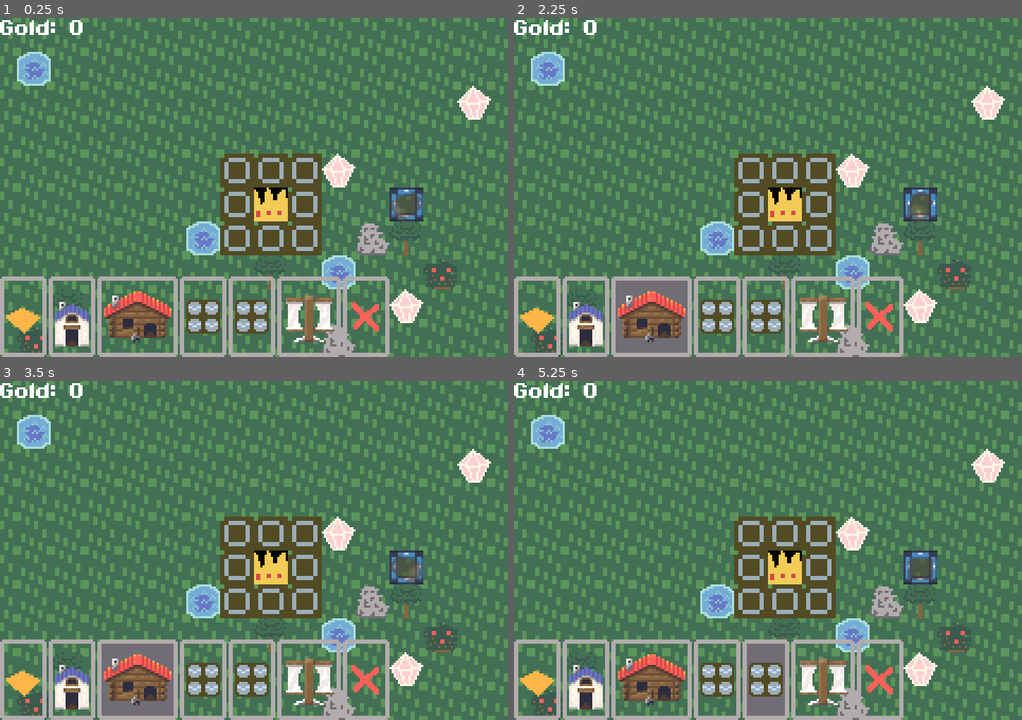
Above: before the commit, frames 1-4 (two rows, left to right).
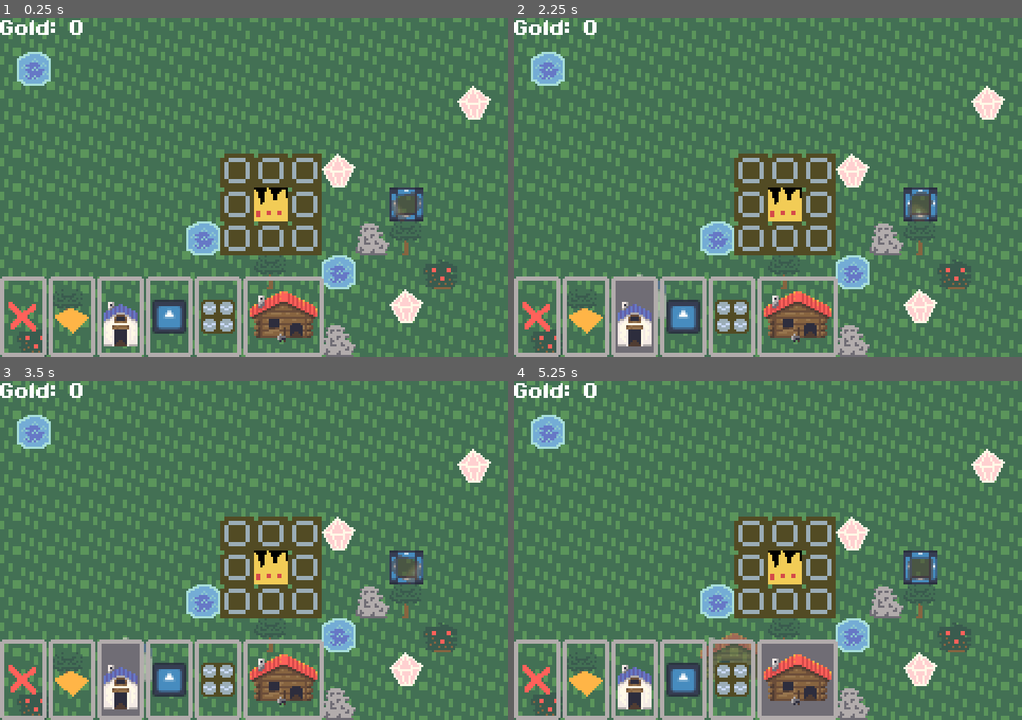
Above: after the commit, the same moments.

Repository: comfy-gamedev/ludum-dare-60
Game: Godot game, scene res://scenes/main/main.tscn
Same seed, same stepped clock (60 frames per second), same inputs: the game is played once before the commit and once after it. The engine's default icon, where the game draws it, is replaced by a stand-in: a white triangle on a blue panel in a dark square.
Inputs (mouse positions are in pixels of both pictures, inside the frame that each line leads up to):
- Up to frame 1 (0.25 s): no input
- Up to frame 2 (2.25 s): click (539, 316) at 0.52 s; click (585, 316) at 1.27 s; click (651, 316) at 2.02 s
- Up to frame 3 (3.5 s): click (121, 679) at 2.77 s
- Up to frame 4 (5.25 s): click (717, 679) at 3.52 s; click (681, 679) at 4.27 s; click (768, 679) at 5.02 s

The runs differ from the first frame. In frame 1, 7.8% of the frame differs, in the area x 1-77%, y 76-100%; in frame 2, 8.3%; in frame 3, 8.3%; in frame 4, 8.9%, in the area x 1-77%, y 74-100%.

Commit message:
Constructions system

Diff:
--- a/entities/buildings/base_building.gd
+++ b/entities/buildings/base_building.gd
@@ -15,9 +15,6 @@
 var placement_reason: PlacementReason = PlacementReason.WORLDGEN
 
 var is_preview: bool = false
-
-@export var gold_cost: int = 0
-@export var item_costs: Array[Item] = []
 
 @export var type_name := "Replace Me"
 
--- a/entities/buildings/factory/factory.gd
+++ b/entities/buildings/factory/factory.gd
@@ -87,6 +87,14 @@
 
 
 func _update() -> void:
+	if not is_node_ready() or not is_inside_tree():
+		return
+
+	if not is_preview:
+		Main.current.building_teardown(self)
+		for part in 4:
+			Main.current.building_add_part(self, _part_to_pos(part), part)
+
 	var has_result = items[3] != null
 	for part in 4:
 		var spr = sprites[posmod(part + grid_rot, 4)]
--- a/entities/buildings/factory/factory.tscn
+++ b/entities/buildings/factory/factory.tscn
@@ -2,13 +2,9 @@
 
 [ext_resource type="Script" uid="uid://deyns8y8x6uq3" path="res://entities/buildings/factory/factory.gd" id="1_838ka"]
 [ext_resource type="Texture2D" uid="uid://d082pk6q21lbm" path="res://entities/buildings/factory/factory.png" id="1_s3d1n"]
-[ext_resource type="Script" uid="uid://b78nb8u3yrl54" path="res://systems/crafting/item.gd" id="2_4c0lw"]
-[ext_resource type="Resource" uid="uid://dr8h1qvukffh4" path="res://systems/crafting/items/log.tres" id="3_5dai4"]
 
 [node name="Factory" type="Node2D" unique_id=29687319]
 script = ExtResource("1_838ka")
-gold_cost = 1
-item_costs = Array[ExtResource("2_4c0lw")]([ExtResource("3_5dai4")])
 type_name = "Factory"
 
 [node name="SlotSprite0" type="Sprite2D" parent="." unique_id=454115154]
--- a/entities/buildings/logging_cabin/logging_cabin.tscn
+++ b/entities/buildings/logging_cabin/logging_cabin.tscn
@@ -39,7 +39,6 @@
 
 [node name="LoggingCabin" type="Node2D" unique_id=2037559196]
 script = ExtResource("1_sho6s")
-gold_cost = 2
 type_name = "Logging Cabin"
 
 [node name="CabinAnimatedSprite2D" type="AnimatedSprite2D" parent="." unique_id=1826907722]
--- a/entities/buildings/pedestal/pedestal.gd
+++ b/entities/buildings/pedestal/pedestal.gd
@@ -1,10 +1,12 @@
 extends BaseBuilding
+class_name PedestalBuilding
 
 var item: ItemInstance = null
 
 
 func _ready() -> void:
-	Main.current.building_add_part(self, grid_pos, 0)
+	if not is_preview:
+		Main.current.building_add_part(self, grid_pos, 0)
 
 
 func can_place_item(_pos: Vector2i, _item_type: Item) -> bool:
--- a/project.godot
+++ b/project.godot
@@ -35,6 +35,7 @@
 "res://assets/": "green",
 "res://entities/": "blue",
 "res://entities/buildings/": "orange",
+"res://systems/constructions/": "yellow",
 "res://systems/crafting/": "purple"
 }
 
--- a/scenes/main/hotbar.gd
+++ b/scenes/main/hotbar.gd
@@ -19,13 +19,20 @@
 	selection_changed.emit()
 
 
-func add_hotbar_item(icon: Texture2D, data: Variant) -> int:
+func add_hotbar_item(thing: Variant) -> int:
 	var btn = Button.new()
 	btn.toggle_mode = true
 	btn.button_group = button_group
-	btn.icon = icon
-	btn.set_meta(META_DATA, data)
 	add_child(btn)
+
+	if thing is Texture2D:
+		btn.icon = thing
+		btn.set_meta(META_DATA, thing)
+	elif thing is ConstructionInfo:
+		btn.icon = thing.icon
+		btn.set_meta(META_DATA, thing)
+		thing.hotbar_index = btn.get_index()
+
 	return btn.get_index()
 
 
--- a/scenes/main/main.gd
+++ b/scenes/main/main.gd
@@ -9,6 +9,8 @@
 
 const META_REGISTERED_PARTS = &"Main__registered_parts"
 
+const ERASE_ICON = preload("uid://r63jdvojly4a")
+
 const HOUSE = preload("uid://6gtvs4ggkcwd")
 const PIT = preload("uid://btc2onty6jr4i")
 const HOMEBASE = preload("uid://xgk4sw8nurj8")
@@ -21,6 +23,14 @@
 const WATER = preload("uid://ceiw0p6112gmu")
 
 const RESOURCES = [BUSH, CRYSTAL, ROCK, TREE, WATER]
+
+const CONSTRUCTIONS = [
+	preload("uid://c0rrybc5bgfno"),
+	preload("uid://nmq3klwu0rtw"),
+	preload("uid://dihg3y5nmbf5i"),
+	preload("uid://cniaep2ikgsjy"),
+	preload("uid://bfkgt3wvanaqj"),
+]
 
 const BASE_TILE_SOURCE = 1
 const PATH_TILE_SOURCE = 2
@@ -34,12 +44,6 @@
 	BUILDING,
 }
 
-enum ToolKind {
-	SURFACE,
-	BUILDING,
-	ERASE,
-}
-
 @onready var surface_tile_map_layer: TileMapLayer = $SurfaceTileMapLayer
 @onready var camera_2d: Camera2D = $Camera2D
 @onready var hotbar: HBoxContainer = $UICanvasLayer/Hotbar
@@ -67,7 +71,7 @@
 var day_count: int = 0
 
 var _tool_preview: Node2D
-
+var _tool_rot: int = 0
 
 func _ready() -> void:
 	current = self
@@ -101,13 +105,9 @@
 	camera_2d.limit_right = int(WORLD_SIZE.x * GridMetric.GRID_PX.x)
 	camera_2d.limit_bottom = int(WORLD_SIZE.y * GridMetric.GRID_PX.y)
 
-	hotbar.add_hotbar_item(preload("uid://ctrope6st2ckv"), [ToolKind.SURFACE, [PATH_TILE_SOURCE, Vector2i(0, 0)]])
-	hotbar.add_hotbar_item(preload("uid://ixjui85tt6wx"), [ToolKind.BUILDING, [preload("uid://6gtvs4ggkcwd"), false]])
-	hotbar.add_hotbar_item(preload("uid://cormy5n4pqvl3"), [ToolKind.BUILDING, [preload("uid://c8pct81rwige"), false]])
-	hotbar.add_hotbar_item(preload("uid://bxo6h0qpw2tyl"), [ToolKind.BUILDING, [preload("uid://qwy22yet3em5"), true]])
-	hotbar.add_hotbar_item(preload("uid://bxo6h0qpw2tyl"), [ToolKind.BUILDING, [preload("uid://cy1ktd1fykiqy"), false]])
-	hotbar.add_hotbar_item(preload("uid://c66sjdv05xkx1"), [ToolKind.BUILDING, [preload("uid://bhidbucpi8uts"), false]])
-	hotbar.add_hotbar_item(preload("uid://r63jdvojly4a"), [ToolKind.ERASE, []])
+	hotbar.add_hotbar_item(ERASE_ICON)
+	for c in CONSTRUCTIONS:
+		hotbar.add_hotbar_item(c)
 
 
 func _process(delta: float) -> void:
@@ -147,13 +147,18 @@
 		if event.pressed and event.button_index == MOUSE_BUTTON_LEFT:
 			var gp: Vector2i = Vector2i((get_viewport().canvas_transform.affine_inverse() * event.position / GridMetric.GRID_PX).floor())
 			_do_tool(gp, hotbar.get_data(hotbar.selected))
+		elif event.pressed and event.button_index == MOUSE_BUTTON_RIGHT:
+			_tool_rot = posmod(_tool_rot + 1, 4)
+			_refresh_preview()
 
 	elif event is InputEventMouseMotion:
 		var gp: Vector2i = Vector2i((get_viewport().canvas_transform.affine_inverse() * event.position / GridMetric.GRID_PX).floor())
 		if _tool_preview:
 			_tool_preview.position = Vector2(gp) * GridMetric.GRID_PX
-		if hotbar.get_data(hotbar.selected)[0] != ToolKind.BUILDING and event.button_mask & MOUSE_BUTTON_MASK_LEFT:
-			_do_tool(gp, hotbar.get_data(hotbar.selected))
+		if event.button_mask & MOUSE_BUTTON_MASK_LEFT:
+			var data = hotbar.get_data(hotbar.selected)
+			if data is not ConstructionInfo or data.mode != ConstructionInfo.Mode.BUILDING:
+				_do_tool(gp, data)
 
 
 func _start_tickin() -> void:
@@ -190,7 +195,7 @@
 	bp.grid_pos = grid_pos
 	bp.part = part
 	building_parts[grid_pos] = bp
-	var meta = building.get_meta(META_REGISTERED_PARTS, [])
+	var meta: Array = building.get_meta(META_REGISTERED_PARTS, [])
 	meta.append([grid_pos, part])
 	building.set_meta(META_REGISTERED_PARTS, meta)
 	Utils.ensure_connected(building.tree_exiting, building_teardown, CONNECT_APPEND_SOURCE_OBJECT)
@@ -201,12 +206,16 @@
 	assert(building_parts[grid_pos].building == building)
 	assert(building_parts[grid_pos].part == part)
 	building_parts.erase(grid_pos)
+	var meta: Array = building.get_meta(META_REGISTERED_PARTS, [])
+	meta.erase([grid_pos, part])
+	building.set_meta(META_REGISTERED_PARTS, meta)
+	if meta.is_empty():
+		Utils.ensure_disconnected(building.tree_exiting, building_teardown)
 
 
 func building_teardown(building: BaseBuilding) -> void:
-	for parts in building.get_meta(META_REGISTERED_PARTS):
+	for parts in building.get_meta(META_REGISTERED_PARTS).duplicate():
 		building_remove_part(building, parts[0], parts[1])
-	Utils.ensure_disconnected(building.tree_exiting, building_teardown)
 
 
 func get_building_part(grid_pos: Vector2i) -> BuildingPart:
@@ -263,60 +272,78 @@
 	f.call(b, a-b)
 
 
-func _do_tool(grid_pos: Vector2i, tool: Array) -> void:
-	match tool:
-		[ToolKind.SURFACE, var cell]:
-			if get_tile_type(grid_pos) == TileType.NOTHING:
-				surface_tile_map_layer.set_cell(grid_pos, cell[0], cell[1])
-
-		[ToolKind.BUILDING, var bld]:
-			if get_tile_type(grid_pos) == TileType.NOTHING:
-				var b : BaseBuilding = bld[0].instantiate()
-
-				if gold < b.gold_cost:
-					b.queue_free()
-					return
-				if b.item_costs.size() > 0:
-					if pedestals.size() < 1:
+func _do_tool(grid_pos: Vector2i, tool: Variant) -> void:
+	if tool == ERASE_ICON:
+		var bp = get_building_part(grid_pos)
+		if bp:
+			if bp.building.placement_reason == BaseBuilding.PlacementReason.PLAYER:
+				if bp.building.type_name == "Pedestal":
+					pedestals.erase(bp.building)
+				bp.building.get_parent().remove_child(bp.building)
+				bp.building.queue_free()
+		else:
+			if get_world_rect().has_point(grid_pos) and get_tile_type(grid_pos) != TileType.NOTHING:
+				surface_tile_map_layer.set_cell(grid_pos, BASE_TILE_SOURCE, Vector2i(0, 0))
+
+		# TODO: fixup neighbor tiles (make paths become unfinished again)
+
+	elif tool is ConstructionInfo:
+		match tool.mode:
+			ConstructionInfo.Mode.TILE:
+				if get_tile_type(grid_pos) == TileType.NOTHING:
+					surface_tile_map_layer.set_cell(grid_pos, tool.tileset_source_id, tool.tileset_atlas_coord)
+
+			ConstructionInfo.Mode.BUILDING:
+				if get_tile_type(grid_pos) == TileType.NOTHING:
+					if gold < tool.gold_cost:
 						return
-					for i in b.item_costs:
-						if not pedestals.any(func(p): return p.item and p.item.item == i):
+
+					var paid_item: bool = true
+
+					if tool.item_req:
+						paid_item = false
+						if pedestals.is_empty():
 							return
-					for i in b.item_costs:
-						var ped = pedestals[pedestals.find(func(p): return p.item.item == i)]
+						var ped = pedestals[pedestals.find(func(p): return p.item.item == tool.item_req)]
 						ped.item.sprite.queue_free()
 						ped.item = null
-				gold -= b.gold_cost
-
-				if b.type_name == "Pedestal":
-					pedestals.append(b)
-				b.placement_reason = BaseBuilding.PlacementReason.PLAYER
-				b.grid_pos = grid_pos
-				entity_root.add_child(b)
-
-		[ToolKind.ERASE, _]:
-			var bp = get_building_part(grid_pos)
-			if bp:
-				if bp.building.placement_reason == BaseBuilding.PlacementReason.PLAYER:
-					if bp.building.type_name == "Pedestal":
-						pedestals.erase(bp.building)
-					bp.building.get_parent().remove_child(bp.building)
-					bp.building.queue_free()
-			else:
-				if get_world_rect().has_point(grid_pos) and get_tile_type(grid_pos) != TileType.NOTHING:
-					surface_tile_map_layer.set_cell(grid_pos, BASE_TILE_SOURCE, Vector2i(0, 0))
-
-
-func _on_hotbar_selection_changed() -> void:
+						paid_item = true
+
+					if not paid_item:
+						return
+
+					var b : BaseBuilding = tool.building_scene.instantiate()
+
+					gold -= tool.gold_cost
+
+					if b is PedestalBuilding:
+						pedestals.append(b)
+					b.placement_reason = BaseBuilding.PlacementReason.PLAYER
+					b.grid_pos = grid_pos
+					if tool.building_can_rotate:
+						b.grid_rot = _tool_rot
+					entity_root.add_child(b)
+
+					# TODO: update hotbar based on payable costs
+
+
+func _refresh_preview() -> void:
 	if _tool_preview:
 		_tool_preview.queue_free()
 		_tool_preview = null
 	var data = hotbar.get_data(hotbar.selected)
-	if data[0] == ToolKind.BUILDING:
-		_tool_preview = data[1][0].instantiate()
+	if data is ConstructionInfo and data.mode == ConstructionInfo.Mode.BUILDING:
+		_tool_preview = data.building_scene.instantiate()
 		_tool_preview.is_preview = true
+		_tool_preview.position = Vector2((get_global_mouse_position() / GridMetric.GRID_PX).floor()) * GridMetric.GRID_PX
+		if data.building_can_rotate:
+			_tool_preview.grid_rot = _tool_rot
 		_tool_preview.modulate.a = 0.5
 		preview_root.add_child(_tool_preview)
+
+
+func _on_hotbar_selection_changed() -> void:
+	_refresh_preview()
 
 
 class BuildingPart:
--- /dev/null
+++ b/systems/constructions/construction_info.gd
@@ -0,0 +1,35 @@
+@tool
+extends Resource
+class_name ConstructionInfo
+
+enum Mode {
+	BUILDING,
+	TILE,
+}
+
+@export var icon: Texture2D
+
+@export var mode: Mode: set = set_mode
+
+@export var building_scene: PackedScene
+@export var building_can_rotate: bool
+
+@export var tileset_source_id: int
+@export var tileset_atlas_coord: Vector2i
+
+@export var gold_cost: int
+@export var item_req: Item
+
+var hotbar_index: int = -1
+
+
+func _validate_property(property: Dictionary) -> void:
+	if property.name.begins_with("building_") and mode != Mode.BUILDING:
+		property.usage &= ~PROPERTY_USAGE_EDITOR
+	if property.name.begins_with("tileset_") and mode != Mode.TILE:
+		property.usage &= ~PROPERTY_USAGE_EDITOR
+
+
+func set_mode(v: Mode) -> void:
+	mode = v
+	notify_property_list_changed()
--- /dev/null
+++ b/systems/constructions/factory.tres
@@ -0,0 +1,16 @@
+[gd_resource type="Resource" script_class="ConstructionInfo" format=3 uid="uid://cniaep2ikgsjy"]
+
+[ext_resource type="Resource" uid="uid://dr8h1qvukffh4" path="res://systems/crafting/items/log.tres" id="1_vta34"]
+[ext_resource type="Texture2D" uid="uid://bxo6h0qpw2tyl" path="res://assets/ui/factory_icon.png" id="2_5o46a"]
+[ext_resource type="PackedScene" uid="uid://qwy22yet3em5" path="res://entities/buildings/factory/factory.tscn" id="2_jrkvn"]
+[ext_resource type="Script" uid="uid://b4frqj5l57l6l" path="res://systems/constructions/construction_info.gd" id="2_vta34"]
+
+[resource]
+script = ExtResource("2_vta34")
+icon = ExtResource("2_5o46a")
+building_scene = ExtResource("2_jrkvn")
+building_can_rotate = true
+tileset_source_id = 2
+gold_cost = 2
+item_req = ExtResource("1_vta34")
+metadata/_custom_type_script = "uid://b4frqj5l57l6l"
--- /dev/null
+++ b/systems/constructions/house.tres
@@ -0,0 +1,13 @@
+[gd_resource type="Resource" script_class="ConstructionInfo" format=3 uid="uid://nmq3klwu0rtw"]
+
+[ext_resource type="Script" uid="uid://b4frqj5l57l6l" path="res://systems/constructions/construction_info.gd" id="1_8jg3c"]
+[ext_resource type="PackedScene" uid="uid://6gtvs4ggkcwd" path="res://entities/buildings/house/house.tscn" id="1_6280i"]
+[ext_resource type="Texture2D" uid="uid://ixjui85tt6wx" path="res://entities/buildings/house/house.png" id="2_v4vnp"]
+
+[resource]
+script = ExtResource("1_8jg3c")
+icon = ExtResource("2_v4vnp")
+building_scene = ExtResource("1_6280i")
+tileset_source_id = 2
+gold_cost = 1
+metadata/_custom_type_script = "uid://b4frqj5l57l6l"
--- /dev/null
+++ b/systems/constructions/logging.tres
@@ -0,0 +1,13 @@
+[gd_resource type="Resource" script_class="ConstructionInfo" format=3 uid="uid://bfkgt3wvanaqj"]
+
+[ext_resource type="PackedScene" uid="uid://c8pct81rwige" path="res://entities/buildings/logging_cabin/logging_cabin.tscn" id="1_4qbyg"]
+[ext_resource type="Texture2D" uid="uid://cormy5n4pqvl3" path="res://entities/buildings/logging_cabin/logging_cabin_button.png" id="2_0t501"]
+[ext_resource type="Script" uid="uid://b4frqj5l57l6l" path="res://systems/constructions/construction_info.gd" id="2_5fdma"]
+
+[resource]
+script = ExtResource("2_5fdma")
+icon = ExtResource("2_0t501")
+building_scene = ExtResource("1_4qbyg")
+tileset_source_id = 2
+gold_cost = 5
+metadata/_custom_type_script = "uid://b4frqj5l57l6l"
--- /dev/null
+++ b/systems/constructions/path.tres
@@ -0,0 +1,11 @@
+[gd_resource type="Resource" script_class="ConstructionInfo" format=3 uid="uid://c0rrybc5bgfno"]
+
+[ext_resource type="Script" uid="uid://b4frqj5l57l6l" path="res://systems/constructions/construction_info.gd" id="1_7x4sy"]
+[ext_resource type="Texture2D" uid="uid://ctrope6st2ckv" path="res://assets/ui/path_icon.png" id="1_sogra"]
+
+[resource]
+script = ExtResource("1_7x4sy")
+icon = ExtResource("1_sogra")
+mode = 1
+tileset_source_id = 2
+metadata/_custom_type_script = "uid://b4frqj5l57l6l"
--- /dev/null
+++ b/systems/constructions/pedestal.tres
@@ -0,0 +1,13 @@
+[gd_resource type="Resource" script_class="ConstructionInfo" format=3 uid="uid://dihg3y5nmbf5i"]
+
+[ext_resource type="PackedScene" uid="uid://cy1ktd1fykiqy" path="res://entities/buildings/pedestal/pedestal.tscn" id="1_vnixx"]
+[ext_resource type="Script" uid="uid://b4frqj5l57l6l" path="res://systems/constructions/construction_info.gd" id="2_5uot4"]
+[ext_resource type="Texture2D" uid="uid://biyu0bcpw1ns4" path="res://icon.svg" id="2_d4nmx"]
+
+[resource]
+script = ExtResource("2_5uot4")
+icon = ExtResource("2_d4nmx")
+building_scene = ExtResource("1_vnixx")
+tileset_source_id = 2
+gold_cost = 1
+metadata/_custom_type_script = "uid://b4frqj5l57l6l"
Not shown, added: systems/constructions/construction_info.gd.uid
